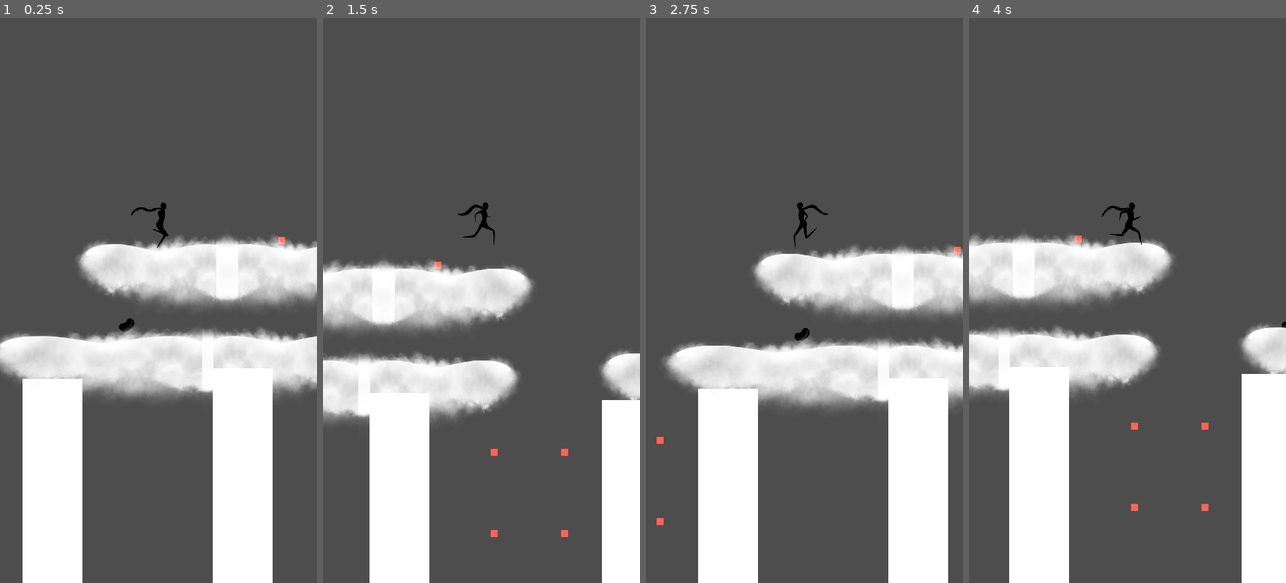
Above: before the commit, frames 1-4 (left to right).
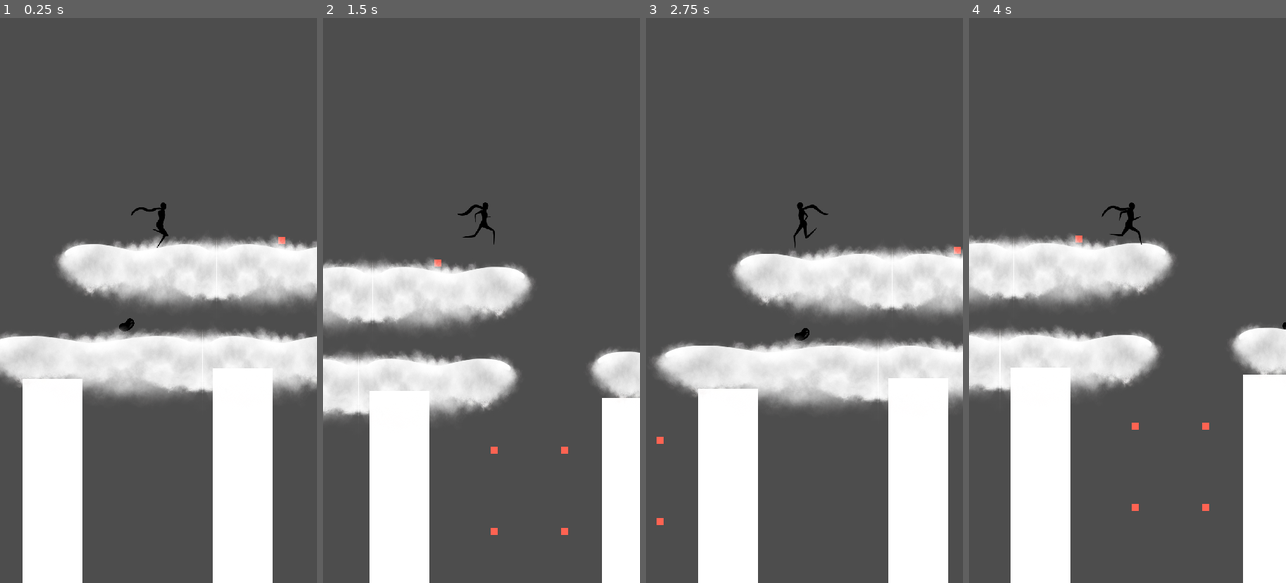
Above: after the commit, the same moments.

Repository: TylerPelaez/Sprouts
Game: Godot game, scene res://Levels/AirLevel1.tscn
The game is run twice, just before and just after one commit, with the same random seed, the same clock (stepped at 60 frames per second) and the same inputs.
Inputs:
- Up to frame 1 (0.25 s): no input
- Up to frame 2 (1.5 s): hold E (Hit Switch) 0.53-1.28 s; hold D (Right) from 0.53 s (still down); tap Space (Jump) at 0.77 s; tap E (Hit Switch) at 1.35 s
- Up to frame 3 (2.75 s): tap Space (Jump) at 1.52 s; release D (Right) at 2.03 s; hold A (Left) from 2.03 s (still down); hold E (Hit Switch) from 2.03 s (still down)
- Up to frame 4 (4 s): release A (Left) at 2.78 s; release E (Hit Switch) at 2.78 s; hold D (Right) from 2.78 s (still down); tap E (Hit Switch) at 2.85 s; tap Space (Jump) at 3.02, 3.77 s; hold E (Hit Switch) from 3.53 s (still down)

The runs differ from the first frame. In frame 1, 3.0% of the frame differs, in the area x 0-76%, y 38-67%; in frame 2, 2.6%; in frame 3, 3.4%, in the area x 2-85%, y 40-69%; in frame 4, 2.1%.

Commit message:
Update AirLevel1.tscn

Diff:
--- a/Levels/AirLevel1.tscn
+++ b/Levels/AirLevel1.tscn
@@ -984,7 +984,7 @@
 scale = Vector2(0.5, 0.7)
 
 [node name="AirRight" parent="." instance=ExtResource("12_ht4ns")]
-position = Vector2(-120, 336)
+position = Vector2(-168, 336)
 scale = Vector2(0.5, 0.7)
 
 [node name="AirLeft3" parent="." instance=ExtResource("11_ho1cw")]
@@ -992,7 +992,7 @@
 scale = Vector2(0.5, 0.7)
 
 [node name="AirRight2" parent="." instance=ExtResource("12_ht4ns")]
-position = Vector2(-248, 544)
+position = Vector2(-272, 544)
 scale = Vector2(0.7, 0.7)
 
 [node name="AirLeft4" parent="." instance=ExtResource("11_ho1cw")]
@@ -1000,7 +1000,7 @@
 scale = Vector2(0.5, 0.7)
 
 [node name="AirRight3" parent="." instance=ExtResource("12_ht4ns")]
-position = Vector2(712, 528)
+position = Vector2(688, 528)
 scale = Vector2(0.5, 0.7)
 
 [node name="AirRight4" parent="." instance=ExtResource("12_ht4ns")]
@@ -1020,7 +1020,7 @@
 scale = Vector2(1.2, 0.8)
 
 [node name="AirRight5" parent="." instance=ExtResource("12_ht4ns")]
-position = Vector2(-96, 3944)
+position = Vector2(-112, 3944)
 scale = Vector2(0.8, 0.5)
 
 [node name="AirLeft10" parent="." instance=ExtResource("11_ho1cw")]
@@ -1028,7 +1028,7 @@
 scale = Vector2(0.4, 0.5)
 
 [node name="AirRight7" parent="." instance=ExtResource("12_ht4ns")]
-position = Vector2(-336, 4688)
+position = Vector2(-360, 4688)
 scale = Vector2(0.6, 0.5)
 
 [node name="AirLeft11" parent="." instance=ExtResource("11_ho1cw")]
@@ -1036,7 +1036,7 @@
 scale = Vector2(0.4, 0.5)
 
 [node name="AirRight8" parent="." instance=ExtResource("12_ht4ns")]
-position = Vector2(376, 4848)
+position = Vector2(360, 4848)
 scale = Vector2(0.6, 0.5)
 
 [node name="AirLeft17" parent="." instance=ExtResource("11_ho1cw")]
@@ -1044,7 +1044,7 @@
 scale = Vector2(0.4, 0.5)
 
 [node name="AirRight14" parent="." instance=ExtResource("12_ht4ns")]
-position = Vector2(872, 5224)
+position = Vector2(848, 5232)
 scale = Vector2(0.6, 0.5)
 
 [node name="AirLeft18" parent="." instance=ExtResource("11_ho1cw")]
@@ -1052,7 +1052,7 @@
 scale = Vector2(0.4, 0.5)
 
 [node name="AirRight15" parent="." instance=ExtResource("12_ht4ns")]
-position = Vector2(760, 5976)
+position = Vector2(752, 5984)
 scale = Vector2(0.6, 0.5)
 
 [node name="AirLeft12" parent="." instance=ExtResource("11_ho1cw")]
@@ -1060,7 +1060,7 @@
 scale = Vector2(0.4, 0.5)
 
 [node name="AirRight9" parent="." instance=ExtResource("12_ht4ns")]
-position = Vector2(416, 4576)
+position = Vector2(400, 4576)
 scale = Vector2(0.6, 0.5)
 
 [node name="AirLeft13" parent="." instance=ExtResource("11_ho1cw")]
@@ -1068,7 +1068,7 @@
 scale = Vector2(0.4, 0.5)
 
 [node name="AirRight10" parent="." instance=ExtResource("12_ht4ns")]
-position = Vector2(1264, 4424)
+position = Vector2(1240, 4424)
 scale = Vector2(0.6, 0.5)
 
 [node name="AirLeft14" parent="." instance=ExtResource("11_ho1cw")]
@@ -1076,7 +1076,7 @@
 scale = Vector2(0.4, 0.5)
 
 [node name="AirRight11" parent="." instance=ExtResource("12_ht4ns")]
-position = Vector2(1896, 4296)
+position = Vector2(1864, 4296)
 scale = Vector2(0.6, 0.5)
 
 [node name="AirLeft15" parent="." instance=ExtResource("11_ho1cw")]
@@ -1106,7 +1106,7 @@
 scale = Vector2(0.2, 0.125)
 
 [node name="AirRight6" parent="." instance=ExtResource("12_ht4ns")]
-position = Vector2(1352, 3928)
+position = Vector2(1336, 3928)
 scale = Vector2(0.8, 0.5)
 
 [node name="AirLeft19" parent="." instance=ExtResource("11_ho1cw")]
